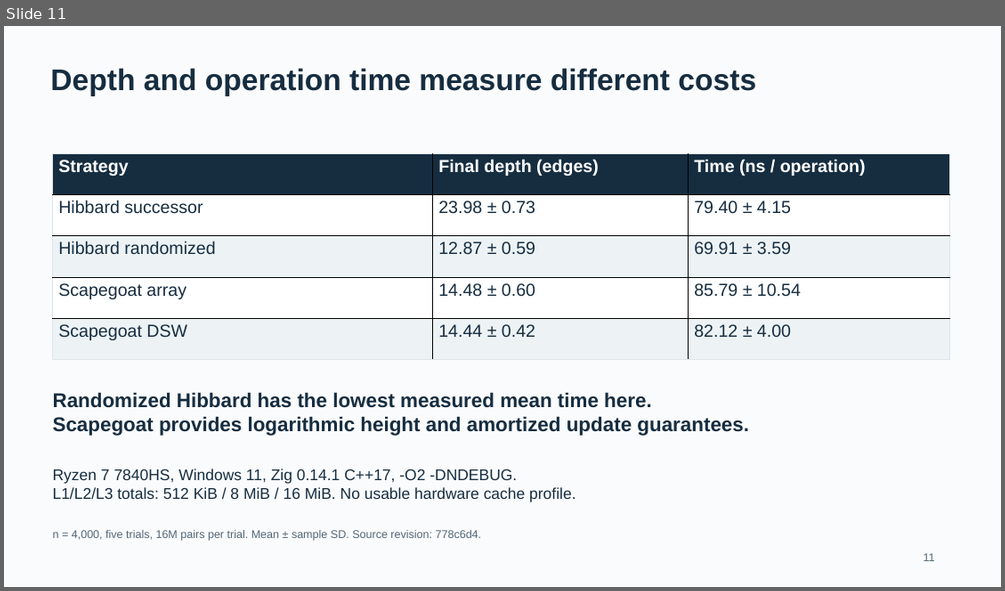
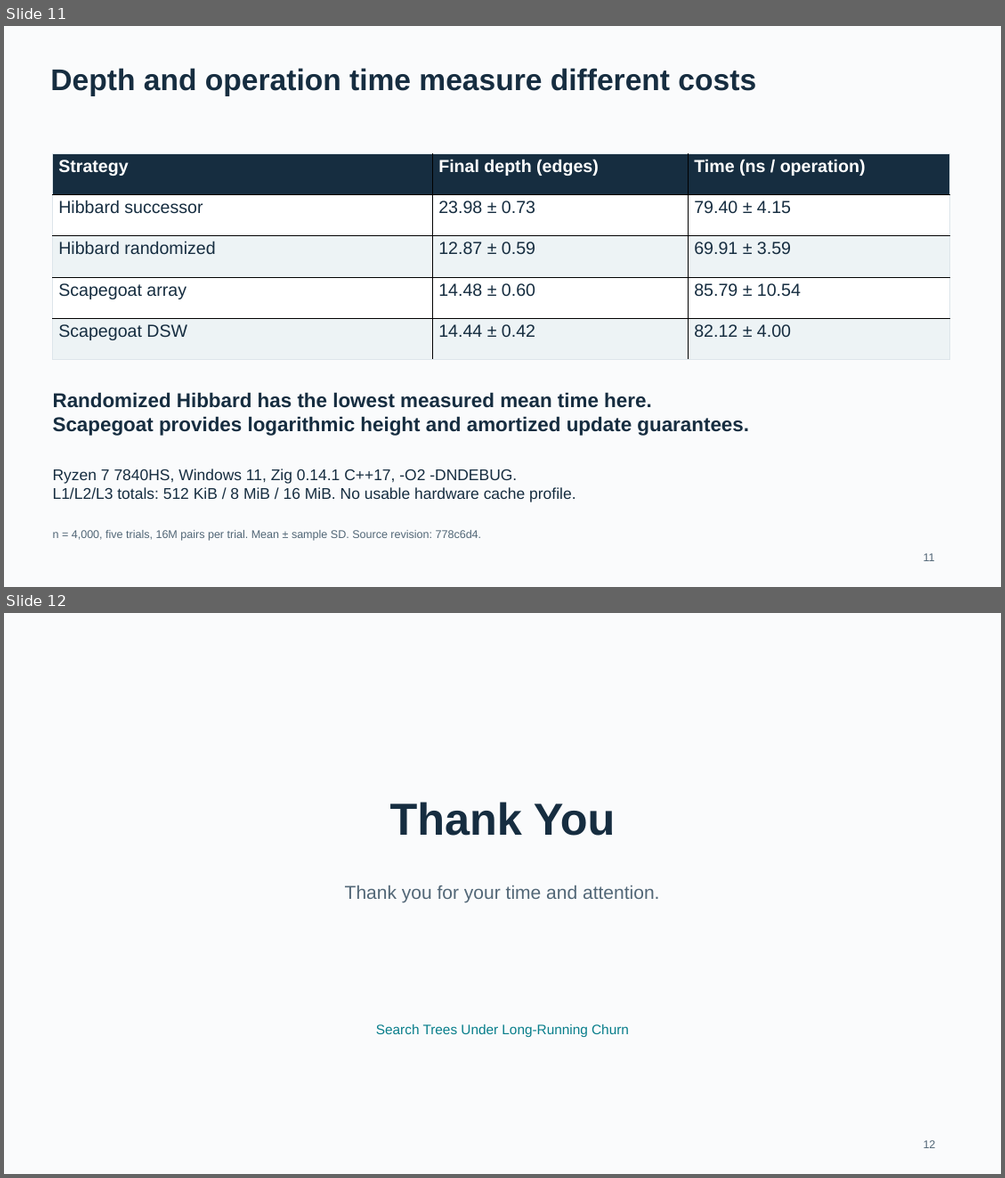
Before and after one commit to MayankMoyal/DSA-Project, a slide deck: docs/slides/slides.pptx. Shown one above the other, each under a label of ours: slide 11 before the commit, slides 11 and 12 after it. The pictures are 1005x591 and 1005x1178 pixels, drawn with LibreOffice and Linux fonts; fonts in the diff are those of the drawing. Boxes give left, top, right and bottom in pixels: in the first picture for what was removed or moved away, otherwise in the second. Text is boxed around its words. In the diff, an @@ line names an element or a change of style, - is before the commit and + after.

```diff
--- a/docs/slides/slides.pptx
+++ b/docs/slides/slides.pptx
@@ slide 12 added at [4,613,1001,1174], background #FAFBFC @@
@@ text added at [390,802,615,835], 54 pt, text #162D40, bold @@
+Thank You
@@ text added at [345,885,659,903], 22.5 pt, text #526777 @@
+Thank you for your time and attention.
@@ text added at [376,1024,629,1037], 16.5 pt, text #087E8B @@
+Search Trees Under Long-Running Churn
@@ text added at [923,1140,936,1148], 13.5 pt, text #526777 @@
+12
```
Also in this commit, not shown: 1 slide removed, 4 other files.
